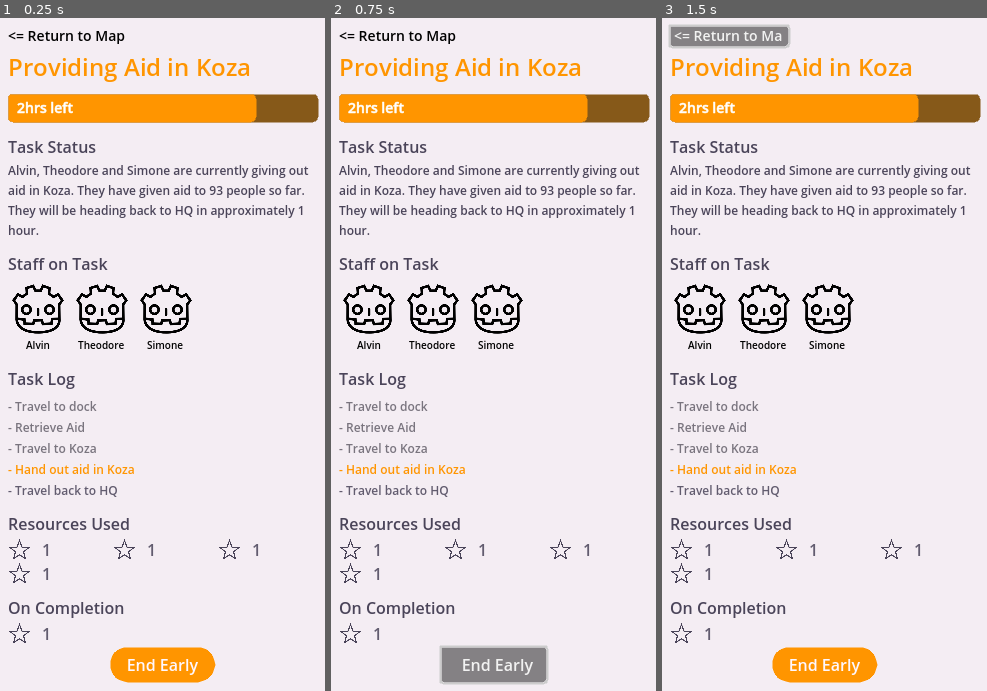
Above: before the commit, frames 1-3 (left to right).
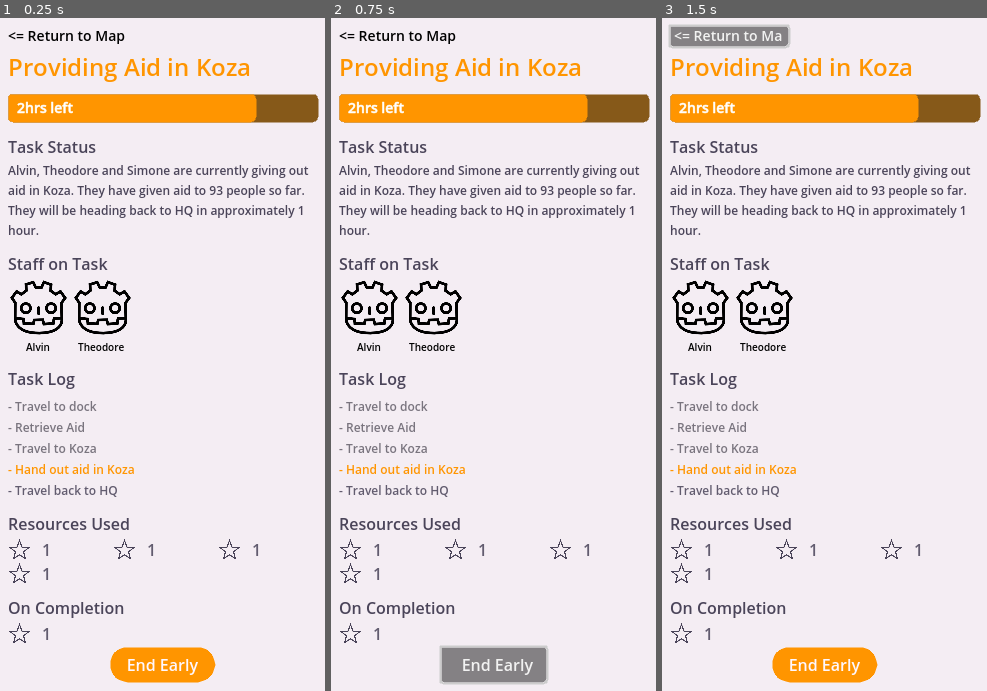
Above: after the commit, the same moments.

Repository: carabowes/Luscinia
Game: Godot game, scene res://scenes/task_details.tscn
The game is run twice, just before and just after one commit, with the same random seed, the same clock (stepped at 60 frames per second) and the same inputs. This scene is started directly instead of the project's main scene.
Inputs:
- Up to frame 1 (0.25 s): no input
- Up to frame 2 (0.75 s): click "End Early" at 0.5 s
- Up to frame 3 (1.5 s): click "<= Return to Map" at 1.25 s

The runs differ from the first frame. In frame 1, 1.5% of the frame differs, in the area x 3-60%, y 38-50%; in frame 2, 1.5%; in frame 3, 1.5%.

Commit message:
Staff on Task Node
Refs #60

Added custom Godot nodes for Staff Icon and Staff On Task, this will
allow these UI elements to be dynamically changed and used elsewhere.

Currently these values are just changed in the inspector but when fully
implemented with the rest of the program it should be sent the data from
the task that was clicked.

Currently don't have a way to change photos from the inspector, so just
uses the default photo only for now.

Diff:
--- /dev/null
+++ b/luscinia/nodes/task_details/staff_icon.gd
@@ -0,0 +1,31 @@
+@tool
+extends Panel
+class_name StaffIcon
+
+@export var staff_name : String:
+	set(value):
+		staff_name = value
+		draw_in_editor()
+@export var staff_texture : Texture2D:
+	set(value):
+		staff_texture = value
+		draw_in_editor()
+@export var staff_name_label : Label:
+	set(value):
+		staff_name_label = value
+		draw_in_editor()
+@export var staff_image : TextureRect:
+	set(value):
+		staff_image = value
+		draw_in_editor()
+
+
+func _draw() -> void:
+	staff_name_label.text = staff_name
+	staff_image.texture = staff_texture
+
+
+func draw_in_editor() -> void:
+	if !Engine.is_editor_hint():
+		return
+	queue_redraw()
--- /dev/null
+++ b/luscinia/nodes/task_details/staff_icon.tscn
@@ -0,0 +1,41 @@
+[gd_scene load_steps=4 format=3 uid="uid://bsymsb27llawe"]
+
+[ext_resource type="Script" path="res://nodes/task_details/staff_icon.gd" id="1_4p7yv"]
+[ext_resource type="Texture2D" uid="uid://c863dc1kr3gcq" path="res://resources/ui/godotTaskIcon.png" id="1_onib0"]
+
+[sub_resource type="LabelSettings" id="LabelSettings_2iwtg"]
+font_size = 10
+font_color = Color(0, 0, 0, 1)
+
+[node name="StaffIcon" type="Panel" node_paths=PackedStringArray("staff_name_label", "staff_image")]
+self_modulate = Color(1, 1, 1, 0)
+custom_minimum_size = Vector2(60, 60)
+size_flags_vertical = 3
+script = ExtResource("1_4p7yv")
+staff_name = "Alvin"
+staff_texture = ExtResource("1_onib0")
+staff_name_label = NodePath("VBoxContainer/Name")
+staff_image = NodePath("VBoxContainer/Profile")
+
+[node name="VBoxContainer" type="VBoxContainer" parent="."]
+layout_mode = 1
+anchors_preset = 15
+anchor_right = 1.0
+anchor_bottom = 1.0
+grow_horizontal = 2
+grow_vertical = 2
+
+[node name="Profile" type="TextureRect" parent="VBoxContainer"]
+modulate = Color(0, 0, 0, 1)
+layout_mode = 2
+size_flags_vertical = 3
+texture = ExtResource("1_onib0")
+expand_mode = 3
+stretch_mode = 5
+metadata/_edit_use_anchors_ = true
+
+[node name="Name" type="Label" parent="VBoxContainer"]
+layout_mode = 2
+text = "Alvin"
+label_settings = SubResource("LabelSettings_2iwtg")
+horizontal_alignment = 1
--- /dev/null
+++ b/luscinia/nodes/task_details/staff_on_task.gd
@@ -0,0 +1,21 @@
+@tool
+class_name StaffOnTask
+extends Panel
+
+@export var staff_hbox_holder : HBoxContainer
+@export var staff_names : Array[String]:
+	set(value):
+		staff_names = value
+		if(Engine.is_editor_hint()):
+			queue_redraw()
+var staff_icon_image = "res://resources/ui/godotTaskIcon.png"
+var staff_icon = "res://nodes/task_details/staff_icon.tscn"
+
+
+func _draw() -> void:
+	for child in staff_hbox_holder.get_children():
+		child.queue_free()
+	for name in staff_names:
+		var staff_icon_instance : StaffIcon = load(staff_icon).instantiate()
+		staff_icon_instance.staff_name = name
+		staff_hbox_holder.add_child(staff_icon_instance)
--- /dev/null
+++ b/luscinia/nodes/task_details/staff_on_task.tscn
@@ -0,0 +1,21 @@
+[gd_scene load_steps=2 format=3 uid="uid://4bvycj7ktd5x"]
+
+[ext_resource type="Script" path="res://nodes/task_details/staff_on_task.gd" id="1_vwu0a"]
+
+[node name="StaffOnTask" type="Panel" node_paths=PackedStringArray("staff_hbox_holder")]
+self_modulate = Color(1, 1, 1, 0)
+custom_minimum_size = Vector2(0, 75)
+anchors_preset = 10
+anchor_right = 1.0
+grow_horizontal = 2
+script = ExtResource("1_vwu0a")
+staff_hbox_holder = NodePath("StaffHBox")
+staff_names = Array[String](["Alvin", "Theodore", "Simone"])
+
+[node name="StaffHBox" type="HBoxContainer" parent="."]
+layout_mode = 1
+anchors_preset = 15
+anchor_right = 1.0
+anchor_bottom = 1.0
+grow_horizontal = 2
+grow_vertical = 2
--- a/luscinia/scenes/task_details.tscn
+++ b/luscinia/scenes/task_details.tscn
@@ -1,7 +1,7 @@
-[gd_scene load_steps=19 format=3 uid="uid://fwblpvq8owlw"]
+[gd_scene load_steps=18 format=3 uid="uid://fwblpvq8owlw"]
 
 [ext_resource type="Script" path="res://nodes/time_progress_bar.gd" id="1_stskc"]
-[ext_resource type="Texture2D" uid="uid://c863dc1kr3gcq" path="res://resources/ui/godotTaskIcon.png" id="2_y8fa5"]
+[ext_resource type="PackedScene" uid="uid://4bvycj7ktd5x" path="res://nodes/task_details/staff_on_task.tscn" id="2_ykrfx"]
 [ext_resource type="Texture2D" uid="uid://dg01boigrppxu" path="res://resources/ui/starTaskIcon.png" id="3_yid0v"]
 [ext_resource type="StyleBox" uid="uid://wlfk11s2ym4x" path="res://resources/ui/themes/primary_accent.tres" id="4_r3l8y"]
 
@@ -42,10 +42,6 @@
 [sub_resource type="LabelSettings" id="LabelSettings_j5ce7"]
 font_size = 12
 font_color = Color(0.290196, 0.266667, 0.34902, 1)
-
-[sub_resource type="LabelSettings" id="LabelSettings_lglql"]
-font_size = 10
-font_color = Color(0, 0, 0, 1)
 
 [sub_resource type="LabelSettings" id="LabelSettings_sm5ac"]
 font_color = Color(0.290196, 0.266667, 0.34902, 1)
@@ -176,111 +172,9 @@
 label_settings = SubResource("LabelSettings_v4t23")
 autowrap_mode = 2
 
-[node name="StaffOnTask" type="Panel" parent="Panel/ScrollContainer/MarginContainer/VBoxContainer"]
-self_modulate = Color(1, 1, 1, 0)
-custom_minimum_size = Vector2(0, 75)
-layout_mode = 2
-
-[node name="StaffHBox" type="HBoxContainer" parent="Panel/ScrollContainer/MarginContainer/VBoxContainer/StaffOnTask"]
-layout_mode = 1
-anchors_preset = 15
-anchor_right = 1.0
-anchor_bottom = 1.0
-grow_horizontal = 2
-grow_vertical = 2
-
-[node name="StaffIcon" type="Panel" parent="Panel/ScrollContainer/MarginContainer/VBoxContainer/StaffOnTask/StaffHBox"]
-self_modulate = Color(1, 1, 1, 0)
-custom_minimum_size = Vector2(60, 0)
-layout_mode = 2
-
-[node name="Profile" type="TextureRect" parent="Panel/ScrollContainer/MarginContainer/VBoxContainer/StaffOnTask/StaffHBox/StaffIcon"]
-modulate = Color(0, 0, 0, 1)
-layout_mode = 1
-anchors_preset = -1
-anchor_left = 0.0666667
-anchor_top = 0.0533333
-anchor_right = 0.933333
-anchor_bottom = 0.746667
-grow_horizontal = 2
-grow_vertical = 2
-texture = ExtResource("2_y8fa5")
-expand_mode = 1
-metadata/_edit_use_anchors_ = true
-
-[node name="Name" type="Label" parent="Panel/ScrollContainer/MarginContainer/VBoxContainer/StaffOnTask/StaffHBox/StaffIcon"]
-layout_mode = 1
-anchors_preset = -1
-anchor_top = 0.418
-anchor_right = 1.0
-anchor_bottom = 0.418
-offset_top = 27.65
-offset_bottom = 39.65
-text = "Alvin"
-label_settings = SubResource("LabelSettings_lglql")
-horizontal_alignment = 1
-
-[node name="StaffIcon2" type="Panel" parent="Panel/ScrollContainer/MarginContainer/VBoxContainer/StaffOnTask/StaffHBox"]
-self_modulate = Color(1, 1, 1, 0)
-custom_minimum_size = Vector2(60, 0)
-layout_mode = 2
-
-[node name="Profile" type="TextureRect" parent="Panel/ScrollContainer/MarginContainer/VBoxContainer/StaffOnTask/StaffHBox/StaffIcon2"]
-modulate = Color(0, 0, 0, 1)
-layout_mode = 1
-anchors_preset = -1
-anchor_left = 0.0666667
-anchor_top = 0.0533333
-anchor_right = 0.933333
-anchor_bottom = 0.746667
-grow_horizontal = 2
-grow_vertical = 2
-texture = ExtResource("2_y8fa5")
-expand_mode = 1
-metadata/_edit_use_anchors_ = true
-
-[node name="Name" type="Label" parent="Panel/ScrollContainer/MarginContainer/VBoxContainer/StaffOnTask/StaffHBox/StaffIcon2"]
-layout_mode = 1
-anchors_preset = -1
-anchor_top = 0.418
-anchor_right = 1.0
-anchor_bottom = 0.418
-offset_top = 27.65
-offset_bottom = 39.65
-text = "Theodore"
-label_settings = SubResource("LabelSettings_lglql")
-horizontal_alignment = 1
-
-[node name="StaffIcon3" type="Panel" parent="Panel/ScrollContainer/MarginContainer/VBoxContainer/StaffOnTask/StaffHBox"]
-self_modulate = Color(1, 1, 1, 0)
-custom_minimum_size = Vector2(60, 0)
-layout_mode = 2
-
-[node name="Profile" type="TextureRect" parent="Panel/ScrollContainer/MarginContainer/VBoxContainer/StaffOnTask/StaffHBox/StaffIcon3"]
-modulate = Color(0, 0, 0, 1)
-layout_mode = 1
-anchors_preset = -1
-anchor_left = 0.0666667
-anchor_top = 0.0533333
-anchor_right = 0.933333
-anchor_bottom = 0.746667
-grow_horizontal = 2
-grow_vertical = 2
-texture = ExtResource("2_y8fa5")
-expand_mode = 1
-metadata/_edit_use_anchors_ = true
-
-[node name="Name" type="Label" parent="Panel/ScrollContainer/MarginContainer/VBoxContainer/StaffOnTask/StaffHBox/StaffIcon3"]
-layout_mode = 1
-anchors_preset = -1
-anchor_top = 0.418
-anchor_right = 1.0
-anchor_bottom = 0.418
-offset_top = 27.65
-offset_bottom = 39.65
-text = "Simone"
-label_settings = SubResource("LabelSettings_lglql")
-horizontal_alignment = 1
+[node name="StaffOnTask2" parent="Panel/ScrollContainer/MarginContainer/VBoxContainer" instance=ExtResource("2_ykrfx")]
+layout_mode = 2
+staff_names = Array[String](["Alvin", "Theodore"])
 
 [node name="PaddingBar4" type="Panel" parent="Panel/ScrollContainer/MarginContainer/VBoxContainer"]
 modulate = Color(1, 1, 1, 0)
--- /dev/null
+++ b/luscinia/scripts/StaffEntry.gd
@@ -0,0 +1,9 @@
+class_name StaffEntry
+extends Resource
+
+@export var name : String
+@export var image : Texture2D
+
+func _init(name : String, image : Texture2D):
+	self.name = name
+	self.image = image
